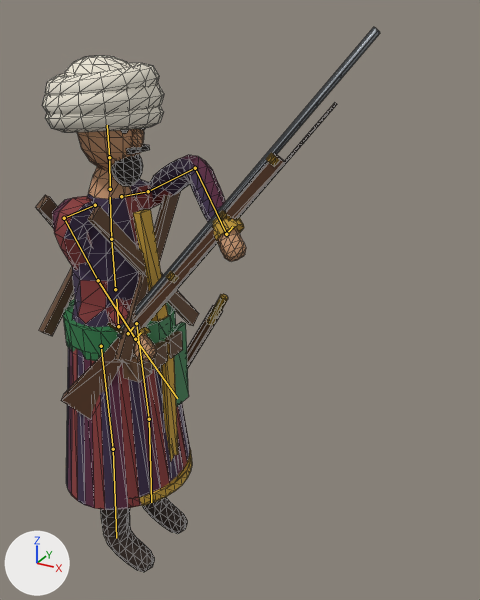
One commit to the glTF model models/era2/ozbek_sarboz.glb: the scene before it, then after it.
Before and after are seen from a camera (50 mm lens) standing at (1.378, -1.63, 1.978) and looking at (0.398, 0.152, 1.088). Every picture has the same lights, and +X, +Y and +Z are marked at lower left. The first picture is the older version. Both versions are drawn at frame 1 of the action 'Cheer'; the numbers are the values there. The bones that change, and the others that lie on the model, are drawn over the model as lines. Mesh edges are drawn as thin lines.

Names of what the first picture shows: 'Body', 'Rifle'.
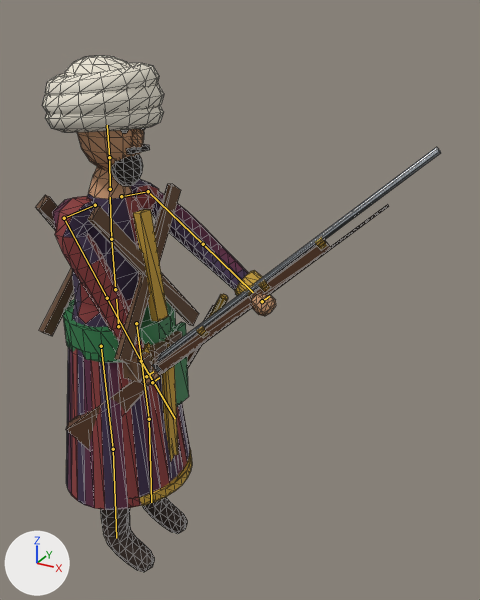
Pixel boxes (x1, y1, x2, y2) of what changed, in the pictures (480 x 600 px):
'Body', posed (14% wider)
    before: (36, 55, 246, 572)
    after: (36, 55, 276, 572)
'Rifle', posed (18% wider, 23% shorter)
    before: (61, 27, 380, 420)
    after: (66, 147, 441, 450)
bone 'UpperArm.L', root to tip
    before: (148, 191) to (195, 168)
    after: (148, 191) to (203, 244)
bone 'ForeArm.L', root to tip
    before: (195, 168) to (226, 234)
    after: (203, 244) to (253, 292)
bone 'UpperArm.R', root to tip
    before: (64, 218) to (98, 280)
    after: (64, 218) to (107, 298)
bone 'ForeArm.R', root to tip
    before: (98, 280) to (135, 339)
    after: (107, 298) to (141, 361)
bone 'Rifle', root to tip
    before: (128, 333) to (133, 327)
    after: (146, 376) to (153, 371)

The edits, one by one:
Bone 'UpperArm.L' (bone_upperarm_l) turns from (21, 112, -97) to (14, 124, -50) degrees about its own x, y and z.
Bone 'ForeArm.L' (bone_forearm_l) turns from (-41, -16, -40) to (5, 0, 5) degrees about its own x, y and z.
Bone 'UpperArm.R' (bone_upperarm_r) turns from (40, 26, 25) to (26, 41, -3) degrees about its own x, y and z.
Bone 'ForeArm.R' (bone_forearm_r) turns from (9, 5, -58) to (-6, 3, 4) degrees about its own x, y and z.
Bone 'Rifle' (bone_rifle) moves from (-0.03, -0.12, -0.34) to (-0.06, -0.08, -0.5).
Bone 'Rifle' (bone_rifle) turns from (50, 0, 35) to (38, 0, 38) degrees about its own x, y and z.
